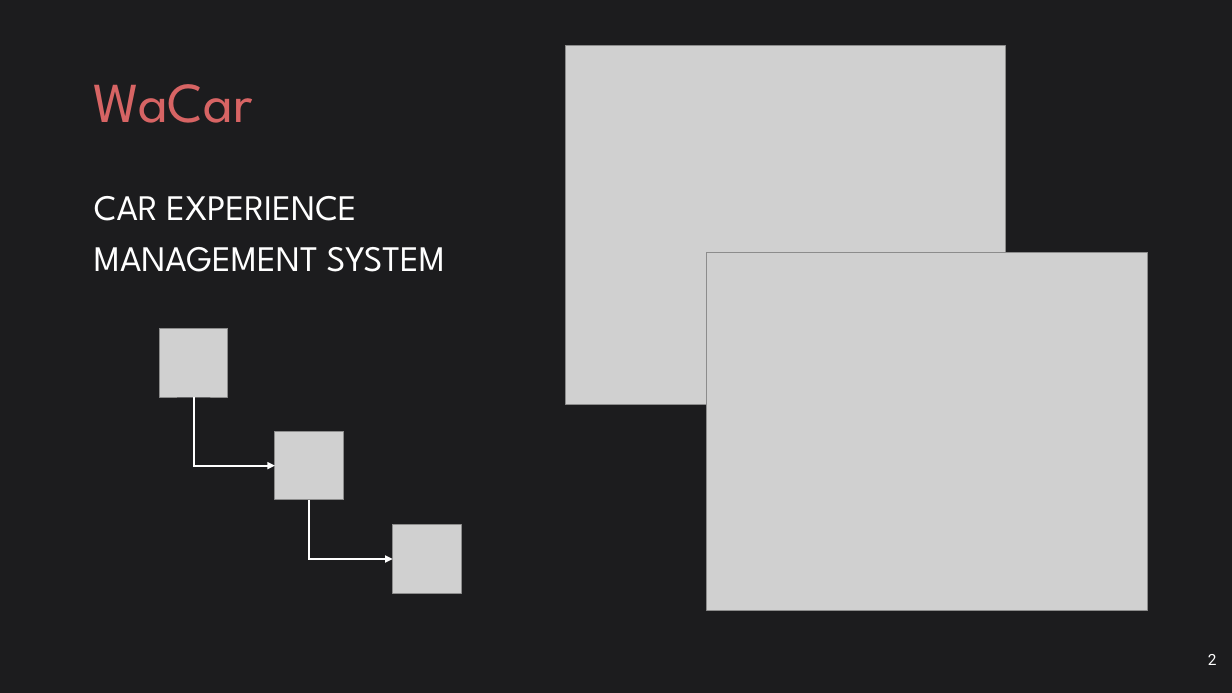
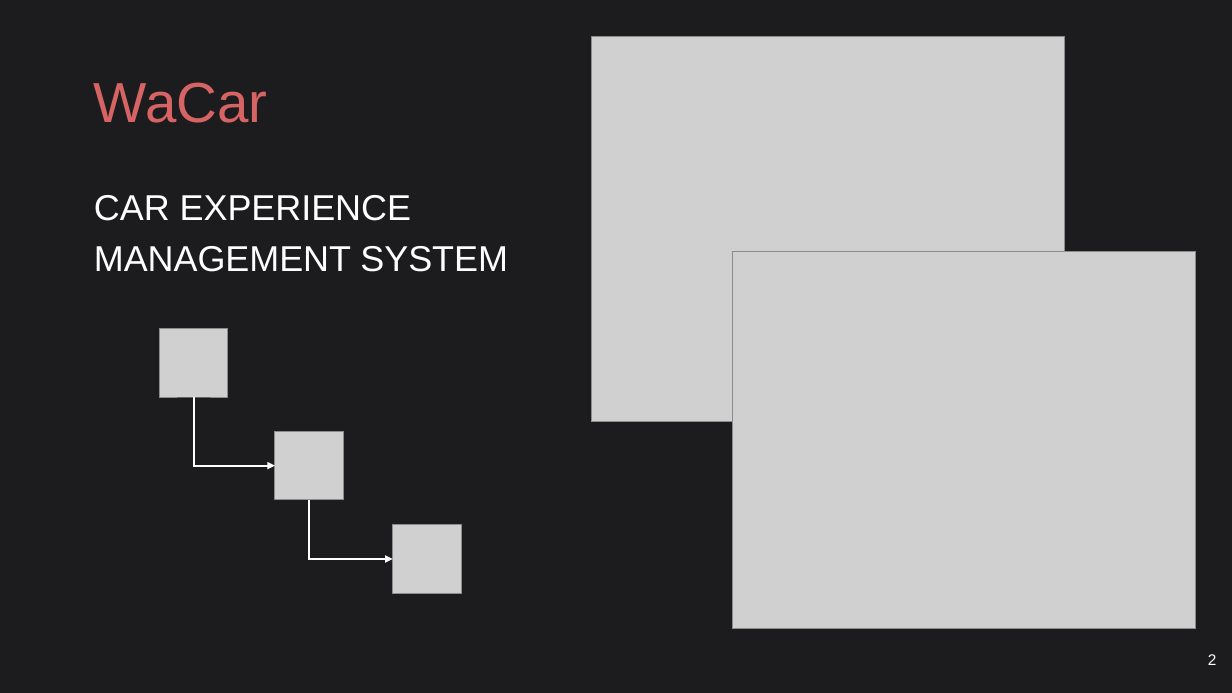
Before and after one commit to ludovicodimartino/webApplicationUniProject, a slide deck: slide 2 of WaCar.pptx. Drawn at 1232x693 pixels with LibreOffice and Linux fonts; fonts in the diff are those of the drawing; grey boxes stand for pictures. Boxes give left, top, right and bottom in pixels: in the first picture for what was removed or moved away, otherwise in the second. Text is boxed around its words. In the diff, an @@ line names an element or a change of style, - is before the commit and + after.

```diff
--- a/WaCar.pptx
+++ b/WaCar.pptx
@@ title "WaCar" at [94, 82, 268, 123]: font League Spartan to Arial @@
@@ picture: place and size @@
-picture at [566, 46, 1006, 405]
+picture at [592, 37, 1065, 422]
@@ text "CAR EXPERIENCE" at [94, 195, 508, 272]: font League Spartan to Arial @@
@@ picture: place and size @@
-picture at [707, 252, 1148, 611]
+picture at [732, 251, 1196, 628]
```
Also in this commit, not shown: 5 other slides changed, 1 slide added.
